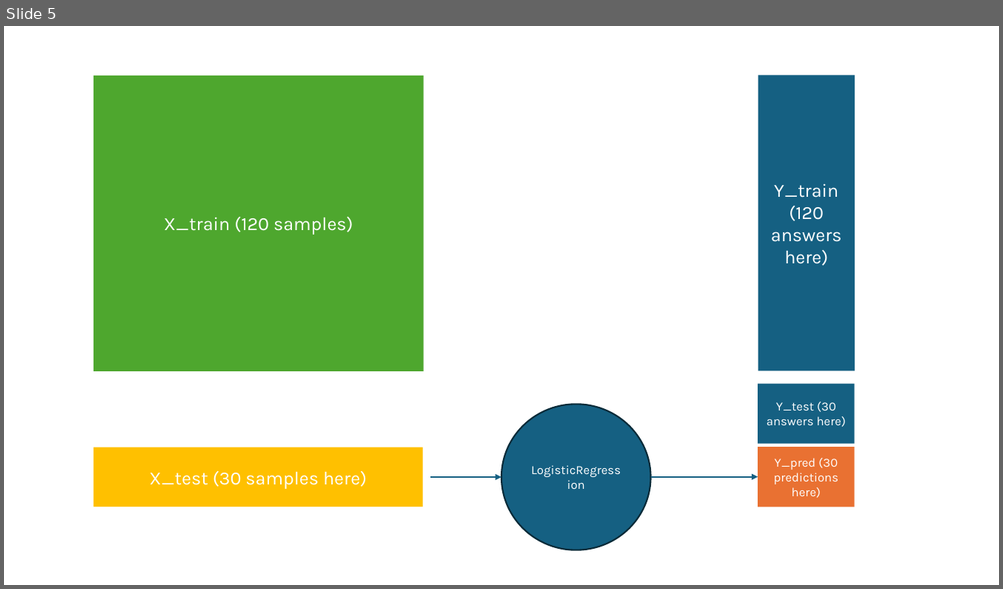
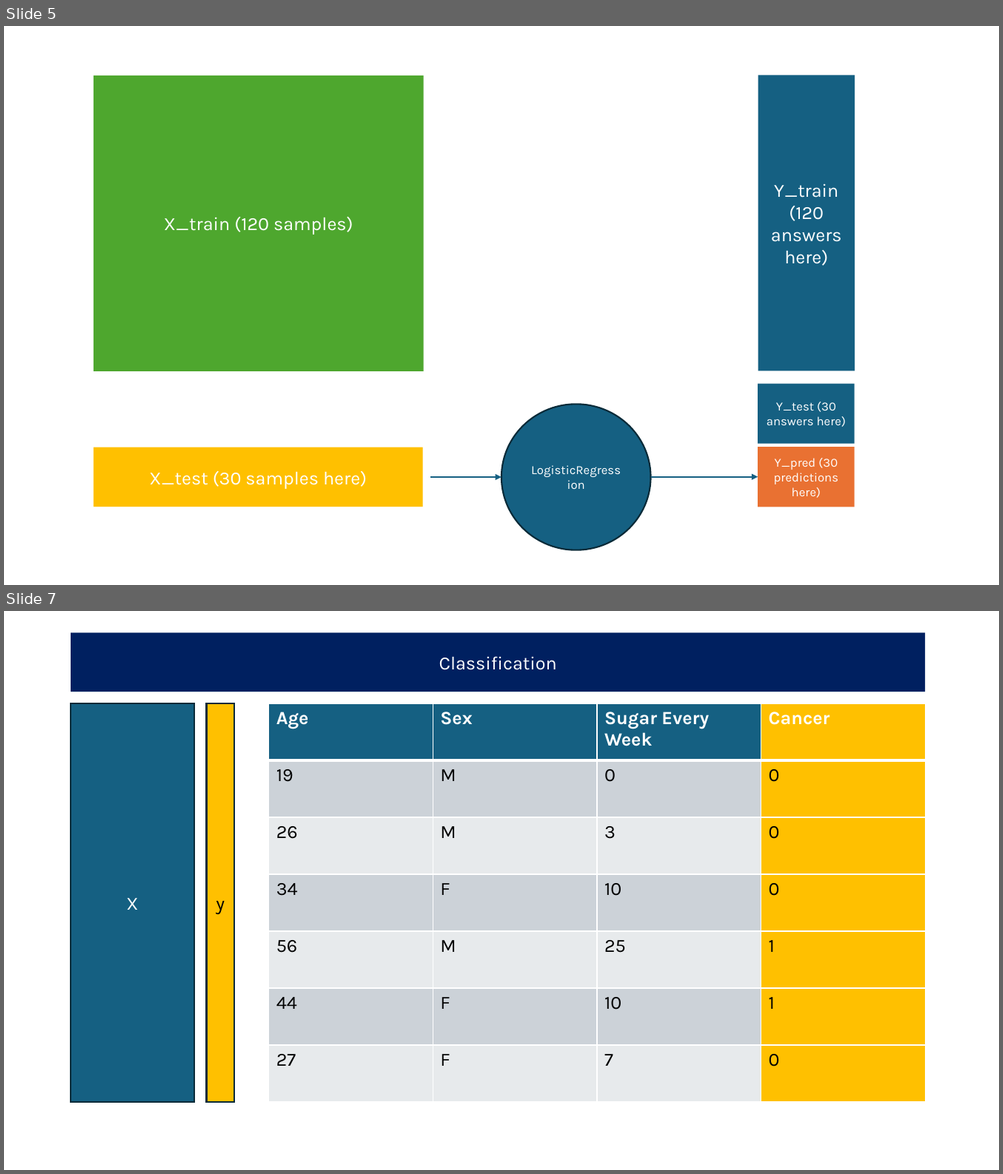
Before and after one commit to aitechinstitute/int-ai-ds-25-08-course-materials-all-int-ai-ds-25-08-template, a slide deck: week_7/slides/amir_sketching_train_test_split.pptx. Shown one above the other, each under a label of ours: slide 5 before the commit, slides 5 and 7 after it; the slides between them are not shown. The pictures are 1003x589 and 1003x1174 pixels, drawn with LibreOffice and Linux fonts; fonts in the diff are those of the drawing. Boxes give left, top, right and bottom in pixels: in the first picture for what was removed or moved away, otherwise in the second. Text is boxed around its words. In the diff, an @@ line names an element or a change of style, - is before the commit and + after.

Commit message:
adding rest of week 08 materials

```diff
--- a/week_7/slides/amir_sketching_train_test_split.pptx
+++ b/week_7/slides/amir_sketching_train_test_split.pptx
@@ slide 7 added at (4,611,999,1170), background #FFFFFF @@
@@ rectangle added at (71,632,925,692), fill #002060, 18 pt, text #FFFFFF @@
+Classification
@@ rectangle added at (71,703,193,1102), fill #156082, outline #092A39 1.5 pt, 18 pt, text #FFFFFF @@
+X
@@ rectangle added at (206,703,234,1102), fill #FFC000, outline #092A39 1.5 pt, 18 pt, text #000000 @@
+y
@@ table added at (269,703,925,1102), 7 rows, 4 columns @@
+Age | Sex | Sugar Every Week | Cancer
+19 | M | 0 | 0
+26 | M | 3 | 0
+34 | F | 10 | 0
+56 | M | 25 | 1
+44 | F | 10 | 1
+27 | F | 7 | 0
```
Also in this commit, not shown: 6 other slides added, 7 other files.
